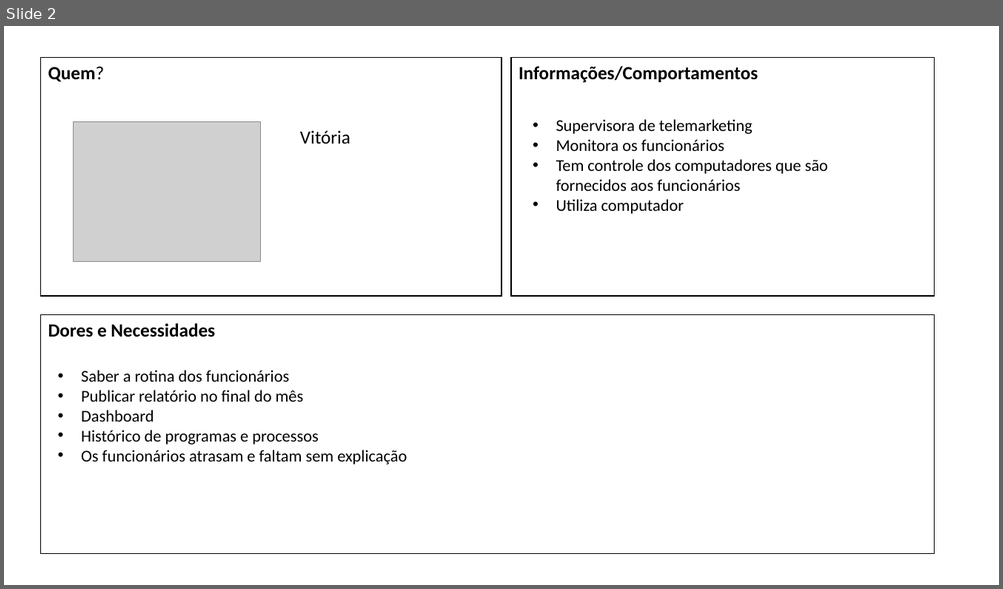
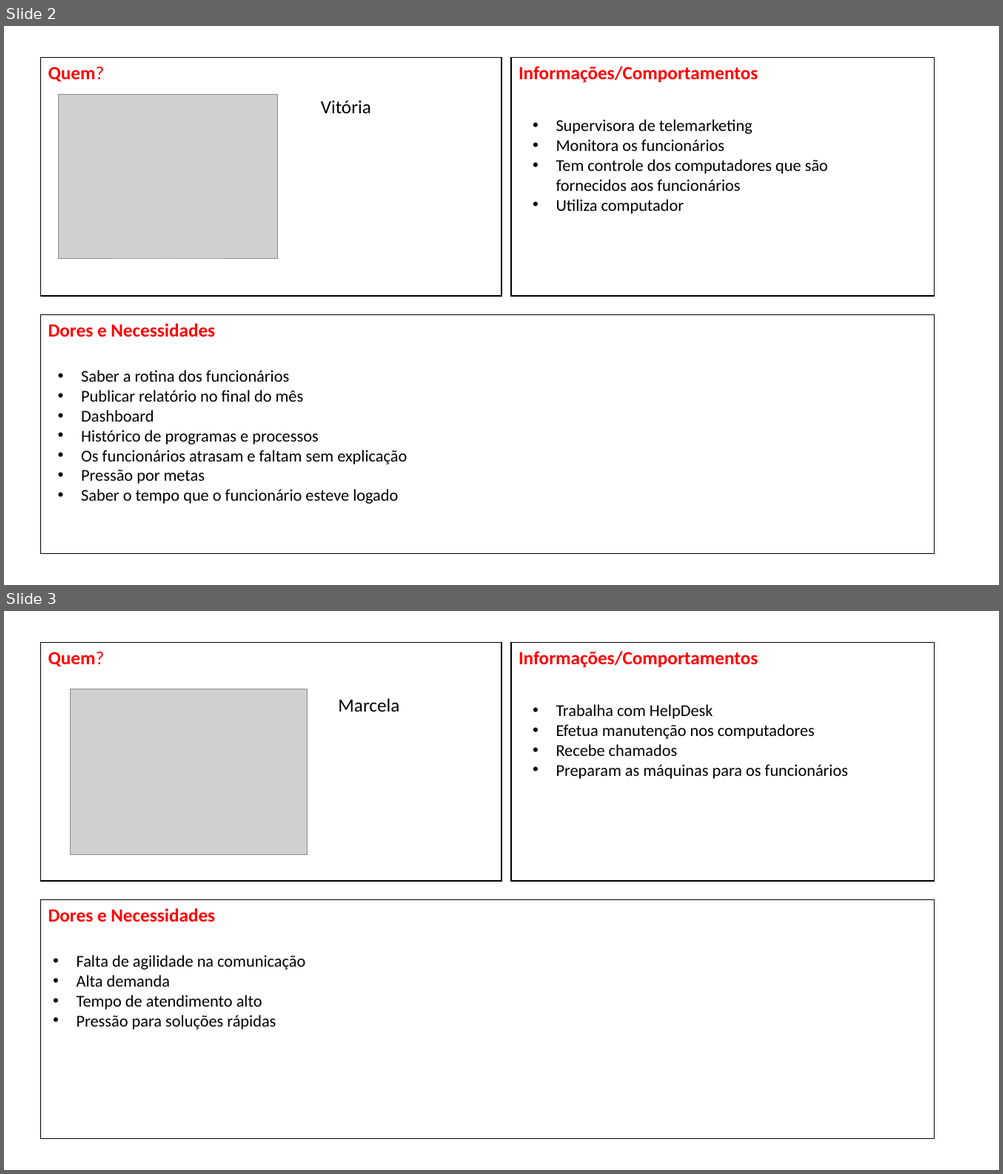
Before and after one commit to BandTec/grupo-07-adsa-20201, a slide deck: Documentação/ProtoPersona.pptx. Shown one above the other, each under a label of ours: slide 2 before the commit, slides 2 and 3 after it. The pictures are 1003x589 and 1003x1174 pixels, drawn with LibreOffice and Linux fonts; fonts in the diff are those of the drawing; grey boxes stand for pictures. Boxes give left, top, right and bottom in pixels: in the first picture for what was removed or moved away, otherwise in the second. Text is boxed around its words. In the diff, an @@ line names an element or a change of style, - is before the commit and + after.

```diff
--- a/Documentação/ProtoPersona.pptx
+++ b/Documentação/ProtoPersona.pptx
@@ slide 3 added at (4,611,999,1170), background #FFFFFF @@
@@ rectangle added at (40,642,501,881), fill #FFFFFF, outline #000000 1 pt @@
@@ text added at (48,651,105,667), 18 pt, text #FF0000, bold @@
+Quem?
@@ rectangle added at (512,642,934,881), fill #FFFFFF, outline #000000 1 pt @@
@@ text added at (518,651,757,668), 18 pt, text #FF0000, bold @@
+Informações/Comportamentos
@@ picture added at (71,689,307,855) @@
@@ text added at (338,698,399,712), 18 pt, text #000000 @@
+Marcela
@@ text added at (556,704,848,779), 16 pt, text #000000 @@
+• Trabalha com HelpDesk
+• Efetua manutenção nos computadores
+• Recebe chamados
+• Preparam as máquinas para os funcionários
@@ rectangle added at (40,900,933,1139), fill #FFFFFF, outline #000000 1 pt @@
@@ text added at (48,908,215,923), 18 pt, text #FF0000, bold @@
+Dores e Necessidades
@@ text added at (77,955,305,1030), 16 pt, text #000000 @@
+• Falta de agilidade na comunicação
+• Alta demanda
+• Tempo de atendimento alto
+• Pressão para soluções rápidas
@@ slide 2 changed as well @@
@@ text "Vitória": place and size @@
-text "Vitória" at (300,130,350,144)
+text "Vitória" at (321,100,371,113)
@@ picture: place and size @@
-picture at (74,121,261,262)
+picture at (59,95,278,260)
@@ text colour #000000 to #FF0000 in 3 elements at (48,66,105,82), (518,66,757,83), (48,323,215,338) @@
@@ text at (81,470,398,504): paragraphs added @@
+• Pressão por metas
+• Saber o tempo que o funcionário esteve logado
```
Also in this commit, not shown: 2 other files.
